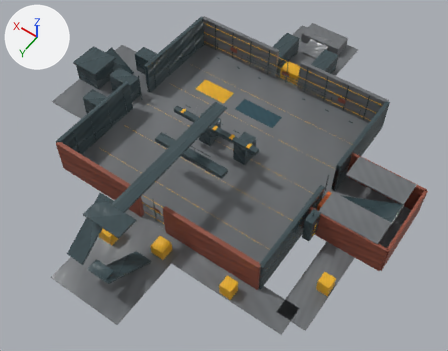
One commit to the Blender file stw-o3de/Project/Assets/IndustrialYard/STW_INDUSTRIAL_YARD_01/Environment/STW_INDUSTRIAL_YARD_01.blend: the scene before it, then after it.
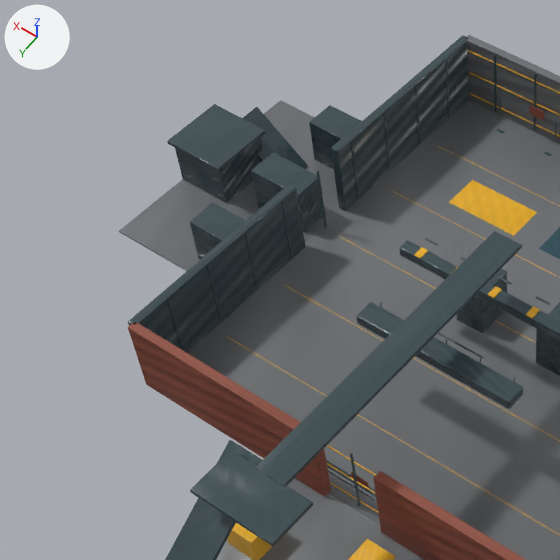
Old and new are each drawn whole from a 50 mm lens placed at (-24.8, 35.3, 50.2), pointed at (-2.1, 3.5, 0.3) and again close up on the part from 0% to 54% of the width and 0% to 70% of the height. Every picture has the same lights, and +X, +Y and +Z are marked at upper left. The first two pictures are the older version.

Objects in the first close-up: 'container_platform', 'containerhof_ground', 'crane_boom', 'crane_top_platform', 'east_steel_facade_left', 'east_steel_facade_right', 'north_brick_facade_left', 'north_brick_facade_right', 'scrapyard_ground', 'south_concrete_facade_right', 'suspended_gallery', 'wet_concrete_deck' and 52 more.
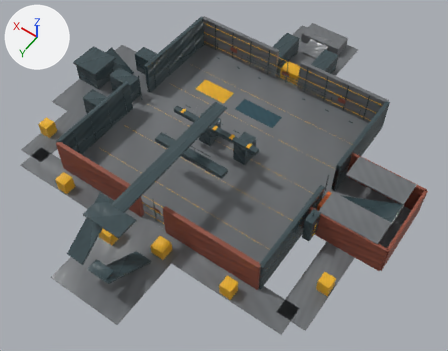
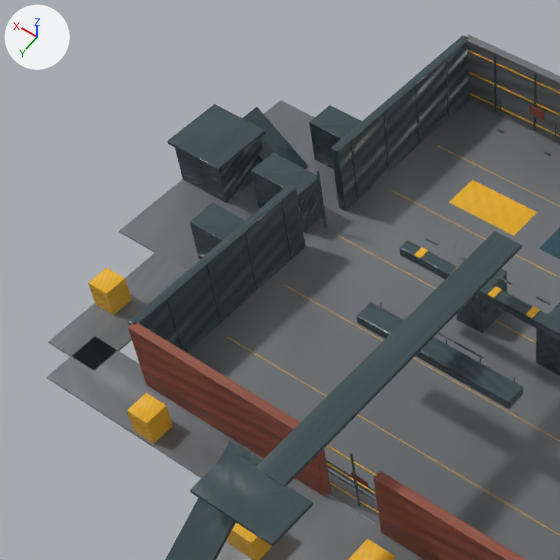
Edits to the bpy script that builds the scene:
```text
Add me_cube_180:
    me_cube_180.from_pydata(...)  # a box spanning x -1.5..1.5, y -3.5..3.5, z -0.05..0.05
    me_cube_180.materials.append(mat_m_iy_concretewet)
Add ob_connector_ne_cover_b:
    ob_connector_ne_cover_b = bpy.data.objects.new('connector_ne_cover_b', me_cube_179.copy())  # the mesh of ob_connector_nw_cover_b
    ob_connector_ne_cover_b.location = (10.0, 13.8, 0.75)
    _m = ob_connector_ne_cover_b.modifiers.new('ProductionEdgeBevel', 'BEVEL')
    _m.width = 0.012
    _m.width_pct = 0.012
    _m.segments = 2
Add ob_connector_ne_cover_a:
    ob_connector_ne_cover_a = bpy.data.objects.new('connector_ne_cover_a', me_cube_179.copy())  # the mesh of ob_connector_nw_cover_b
    ob_connector_ne_cover_a.location = (16.8, 9.5, 0.75)
    _m = ob_connector_ne_cover_a.modifiers.new('ProductionEdgeBevel', 'BEVEL')
    _m.width = 0.012
    _m.width_pct = 0.012
    _m.segments = 2
Add ob_connector_ne_ground_b:
    ob_connector_ne_ground_b = bpy.data.objects.new('connector_ne_ground_b', me_cube_177.copy())  # the mesh of ob_connector_nw_ground_b
    ob_connector_ne_ground_b.location = (10.0, 13.0, -0.05)
    _m = ob_connector_ne_ground_b.modifiers.new('ProductionEdgeBevel', 'BEVEL')
    _m.width = 0.012
    _m.width_pct = 0.012
    _m.segments = 2
Add ob_connector_ne_ground_a:
    ob_connector_ne_ground_a = bpy.data.objects.new('connector_ne_ground_a', me_cube_180)
    ob_connector_ne_ground_a.location = (16.0, 9.5, -0.05)
    _m = ob_connector_ne_ground_a.modifiers.new('ProductionEdgeBevel', 'BEVEL')
    _m.width = 0.012
    _m.width_pct = 0.012
    _m.segments = 2
```

What differs and where, as boxes (x1, y1, x2, y2) in the close-ups (560 x 560 px):
'connector_ne_ground_b', added
    after: (47, 336, 264, 478)
'connector_ne_ground_a', added
    after: (48, 252, 187, 370)
'connector_ne_cover_b', added (orange)
    after: (127, 393, 173, 444)
'connector_ne_cover_a', added (orange)
    after: (88, 268, 132, 315)
